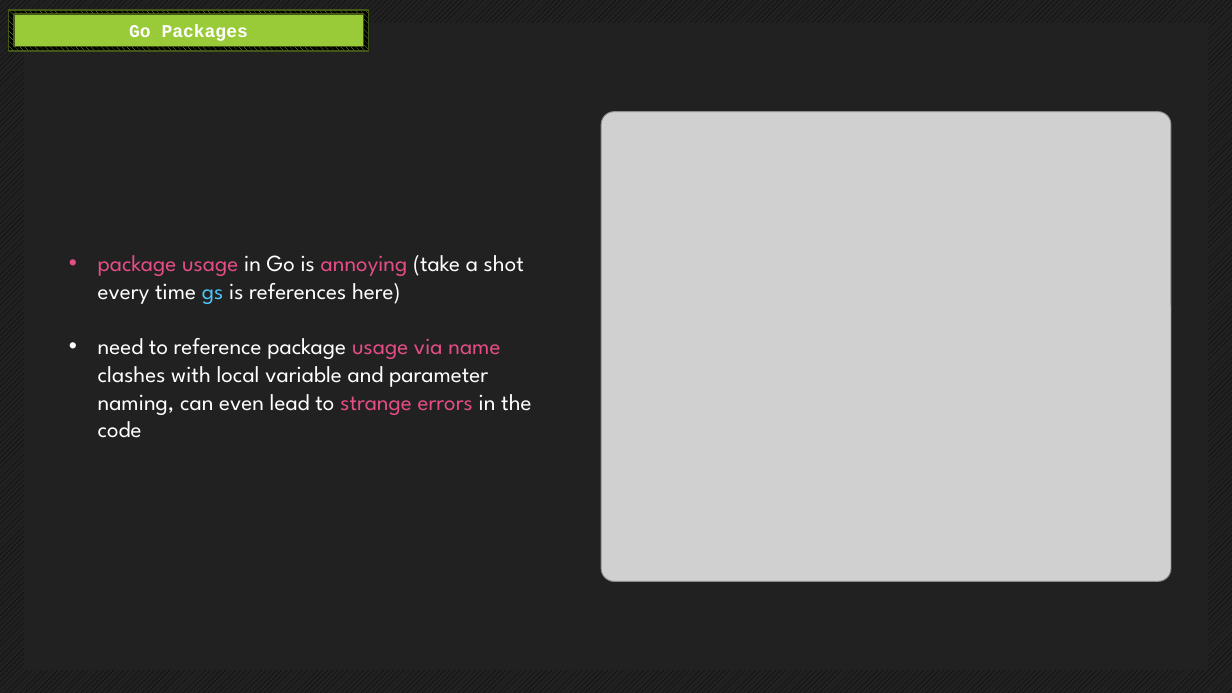
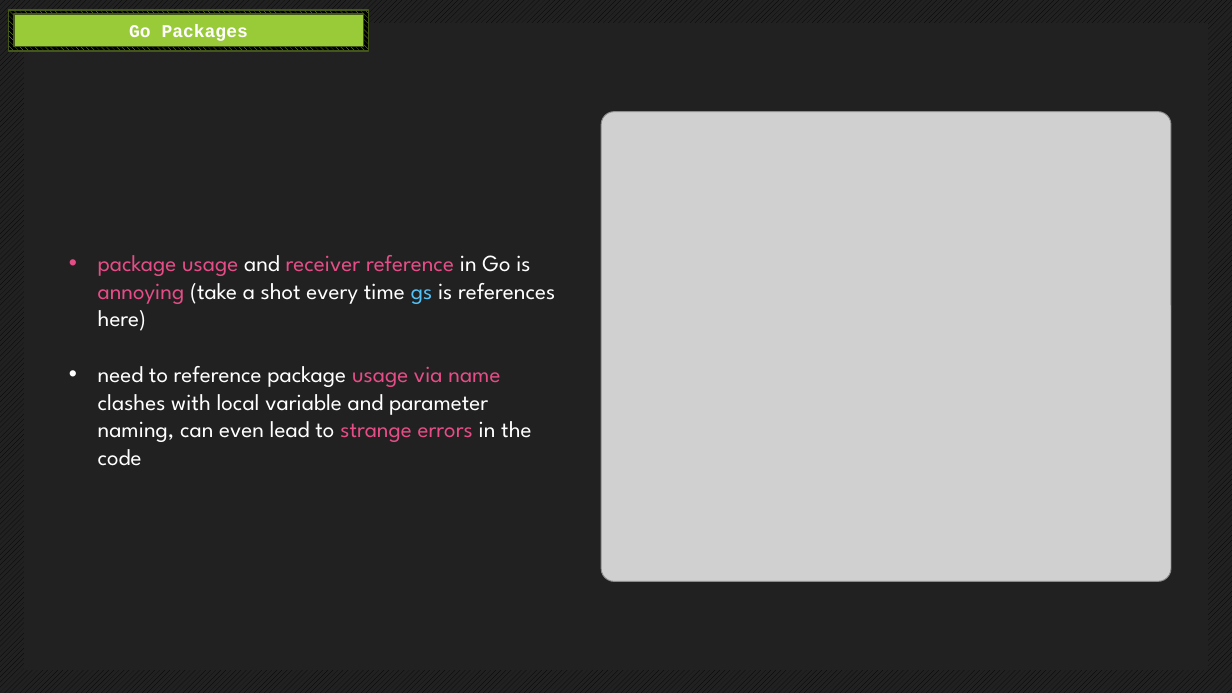
Before and after one commit to endorivium/informational-mastery, a slide deck: slide 28 of KP/1_AbschlussPräsentation/KP_AbschlussPräsentation_Kotlin.pptx (slide 29 before the commit). Drawn at 1232x693 pixels with LibreOffice and Linux fonts; fonts in the diff are those of the drawing; grey boxes stand for pictures. Boxes give left, top, right and bottom in pixels: in the first picture for what was removed or moved away, otherwise in the second. Text is boxed around its words. In the diff, an @@ line names an element or a change of style, - is before the commit and + after.

```diff
--- a/KP/1_AbschlussPräsentation/KP_AbschlussPräsentation_Kotlin.pptx
+++ b/KP/1_AbschlussPräsentation/KP_AbschlussPräsentation_Kotlin.pptx
@@ text at (98,255,555,331): text changed @@
-• package usage in Go is annoying (take a shot every time gs is references here)
+• package usage and receiver reference in Go is annoying (take a shot every time gs is references here)
```
Also in this commit, not shown: 5 other slides changed, 2 slides added, 3 slides removed.
